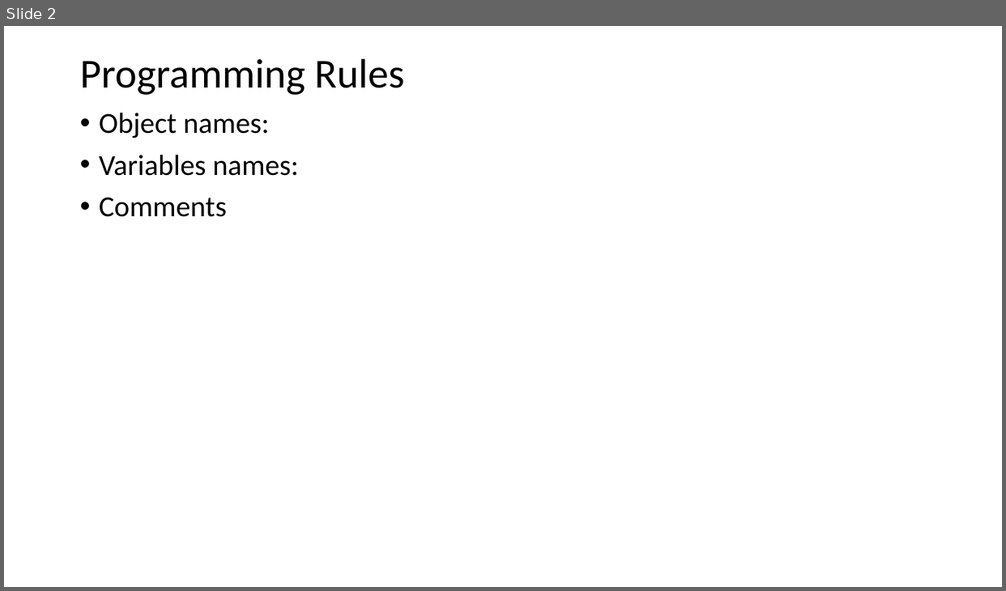
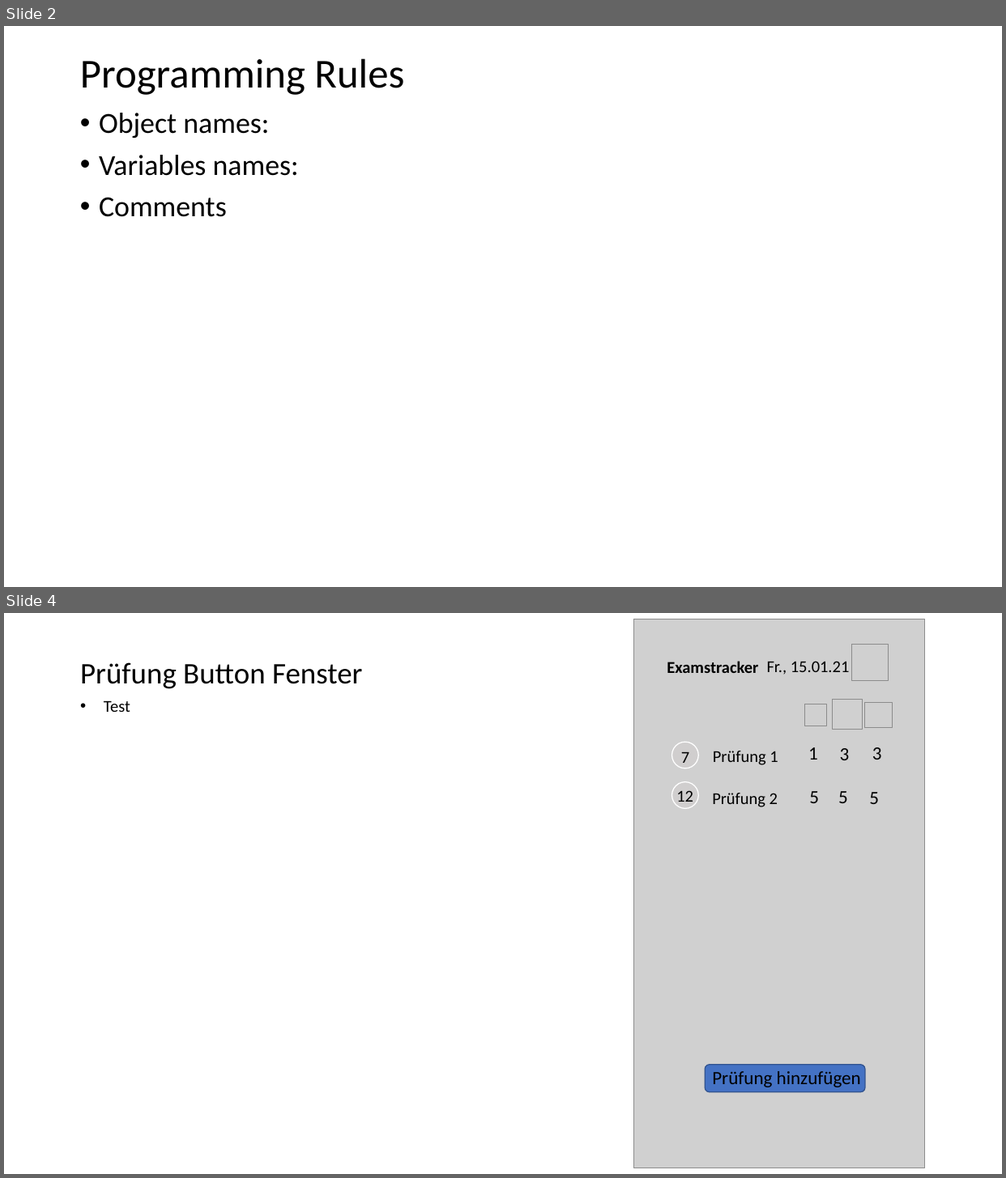
Before and after one commit to felixmeyjr/ExamTrackerAndMore, a slide deck: Design plan.pptx. Shown one above the other, each under a label of ours: slide 2 before the commit, slides 2 and 4 after it; the slides between them are not shown. The pictures are 1006x591 and 1006x1178 pixels, drawn with LibreOffice and Linux fonts; fonts in the diff are those of the drawing; grey boxes stand for pictures. Boxes give left, top, right and bottom in pixels: in the first picture for what was removed or moved away, otherwise in the second. Text is boxed around its words. In the diff, an @@ line names an element or a change of style, - is before the commit and + after.

```diff
--- a/Design plan.pptx
+++ b/Design plan.pptx
@@ slide 4 added at box(4, 613, 1002, 1174), background #FFFFFF @@
@@ title added at box(80, 662, 363, 689), 28.8 pt, text #000000 @@
+Prüfung Button Fenster
@@ text added at box(104, 701, 130, 712), 16 pt, text #000000 @@
+• Test
@@ group added at box(634, 619, 925, 1169): 13 texts, 5 pictures, 2 ellipses, 1 rounded rectangle @@
+Examstracker
+Fr., 15.01.21
+Prüfung 1
+Prüfung 2
+Prüfung hinzufügen
+7
+12
+3
+5
+3
+1
+5
+5
```
Also in this commit, not shown: 1 slide changed, 1 slide removed.
